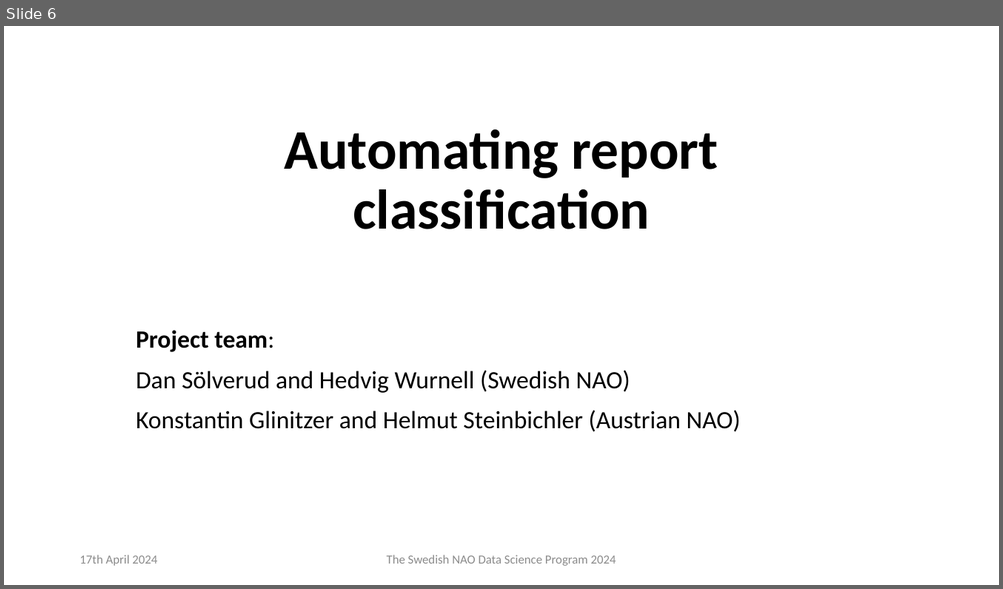
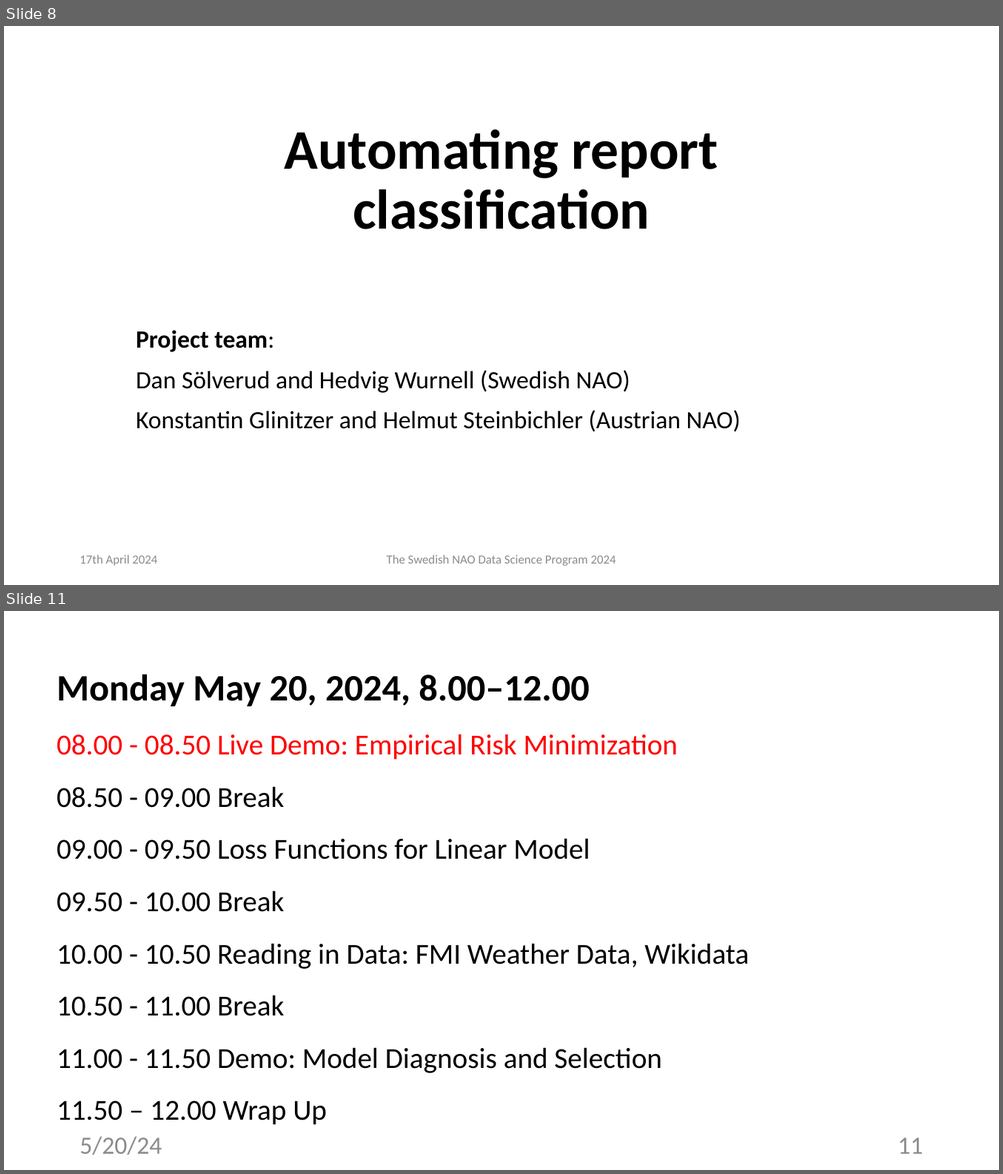
Before and after one commit to alexjungaalto/alexjungaalto.github.io, a slide deck: swenao24/Day1_MLMethods.pptx. Shown one above the other, each under a label of ours: slide 6 before the commit, slides 8 and 11 after it; the slides between them are not shown. The pictures are 1003x589 and 1003x1174 pixels, drawn with LibreOffice and Linux fonts; fonts in the diff are those of the drawing. Boxes give left, top, right and bottom in pixels: in the first picture for what was removed or moved away, otherwise in the second. Text is boxed around its words. In the diff, an @@ line names an element or a change of style, - is before the commit and + after.

```diff
--- a/swenao24/Day1_MLMethods.pptx
+++ b/swenao24/Day1_MLMethods.pptx
@@ slide 11 added at [4,611,999,1170], background #FFFFFF @@
@@ text added at [57,674,748,1125], 28 pt, text #000000 @@
+Monday May 20, 2024, 8.00–12.00
+08.00 - 08.50 Live Demo: Empirical Risk Minimization
+08.50 - 09.00 Break
+09.00 - 09.50 Loss Functions for Linear Model
+09.50 - 10.00 Break
+10.00 - 10.50 Reading in Data: FMI Weather Data, Wikidata
+10.50 - 11.00 Break
+11.00 - 11.50 Demo: Model Diagnosis and Selection
+11.50 – 12.00 Wrap Up
@@ text added at [79,1137,162,1156], 24 pt, text #8C8C8C @@
+5/20/24
@@ page number added at [897,1138,922,1154], 24 pt, text #8C8C8C @@
+11
@@ what was slide 6 is now slide 8 @@
```
Also in this commit, not shown: 4 slides changed, 7 other slides added, 12 other files.
